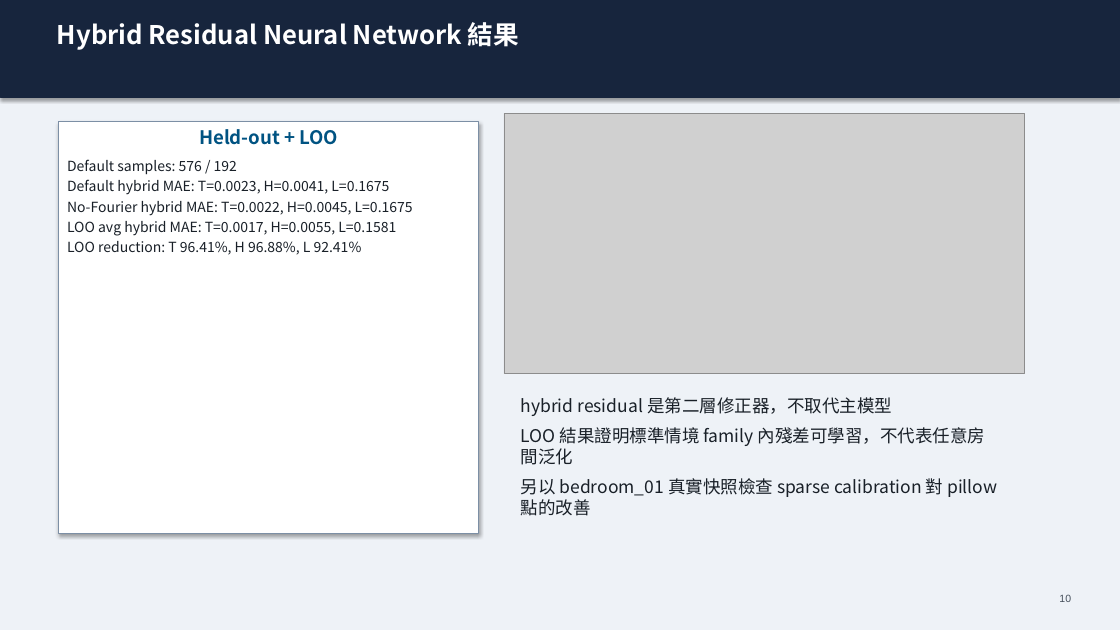
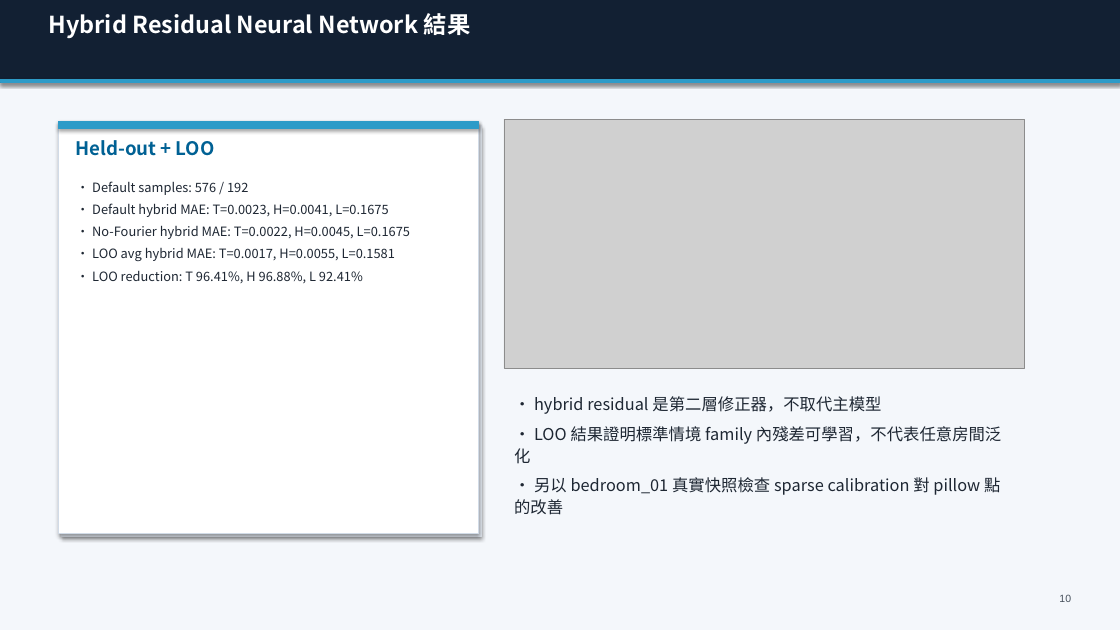
Before and after one commit to Yunitrish006006/A-Spatial-Digital-Twin-Prototype-for-Indoor-Spaces-with-Environmental-Factors, a slide deck: slide 10 of docs/papers/thesis/thesis_presentation_zh.pptx. Drawn at 1120x630 pixels with LibreOffice and Linux fonts; fonts in the diff are those of the drawing; grey boxes stand for pictures. Boxes give left, top, right and bottom in pixels: in the first picture for what was removed or moved away, otherwise in the second. Text is boxed around its words. In the diff, an @@ line names an element or a change of style, - is before the commit and + after.

Commit message:
feat: 更新簡報生成腳本以改善文本適應性和視覺效果

```diff
--- a/docs/papers/thesis/thesis_presentation_zh.pptx
+++ b/docs/papers/thesis/thesis_presentation_zh.pptx
@@ background #EEF2F7 to #F4F7FB @@
@@ rectangle: place and size @@
-rectangle at box(0, 0, 1120, 97)
+rectangle at box(0, 0, 1120, 82)
@@ rectangle at box(0, 0, 1120, 82): fill #17253D to #122033; outline #17253D 0.75 pt to #122033 0.75 pt @@
@@ text "Hybrid Residual Neural Network 結果" at box(49, 13, 471, 38): size 22 to 20 pt @@
@@ rectangle added at box(0, 80, 1120, 82), fill #2D9BC8, outline #2D9BC8 0.75 pt @@
@@ picture: place and size @@
-picture at box(504, 113, 1025, 374)
+picture at box(504, 119, 1025, 369)
@@ rectangle added at box(59, 122, 479, 534), fill #FFFFFF, outline #D1DBE7 0.8 pt @@
@@ rectangle added at box(59, 122, 479, 129), fill #2D9BC8, outline #2D9BC8 0.75 pt @@
@@ rectangle added at box(61, 125, 481, 537), fill #E2E8F0, outline #E2E8F0 0.75 pt @@
@@ text added at box(76, 140, 215, 156), 16 pt, text #006194, bold @@
+Held-out + LOO
@@ text "• Default samples: 576 / ...": place and size @@
-text "• Default samples: 576 / ..." at box(59, 122, 479, 534)
+text "• Default samples: 576 / ..." at box(92, 181, 410, 283)
@@ text "• Default samples: 576 / ..." at box(92, 181, 410, 283): fill #FFFFFF to none; outline #7C8FA5 1.2 pt to none; shadow off @@
@@ text at box(92, 181, 410, 283): text changed; size 12 to 11 pt; text colour #192028 to #1E2733 @@
-Held-out + LOO
-Default samples: 576 / 192
-Default hybrid MAE: T=0.0023, H=0.0041, L=0.1675
-No-Fourier hybrid MAE: T=0.0022, H=0.0045, L=0.1675
-LOO avg hybrid MAE: T=0.0017, H=0.0055, L=0.1581
-LOO reduction: T 96.41%, H 96.88%, L 92.41%
+• Default samples: 576 / 192
+• Default hybrid MAE: T=0.0023, H=0.0041, L=0.1675
+• No-Fourier hybrid MAE: T=0.0022, H=0.0045, L=0.1675
+• LOO avg hybrid MAE: T=0.0017, H=0.0055, L=0.1581
+• LOO reduction: T 96.41%, H 96.88%, L 92.41%
@@ text at box(514, 396, 1001, 515): text changed; size 15 to 14 pt; text colour #192028 to #1E2733 @@
-hybrid residual 是第二層修正器，不取代主模型
-LOO 結果證明標準情境 family 內殘差可學習，不代表任意房間泛化
-另以 bedroom_01 真實快照檢查 sparse calibration 對 pillow 點的改善
+• hybrid residual 是第二層修正器，不取代主模型
+• LOO 結果證明標準情境 family 內殘差可學習，不代表任意房間泛化
+• 另以 bedroom_01 真實快照檢查 sparse calibration 對 pillow 點的改善
```
Also in this commit, not shown: 40 other slides changed, 2 other files.
